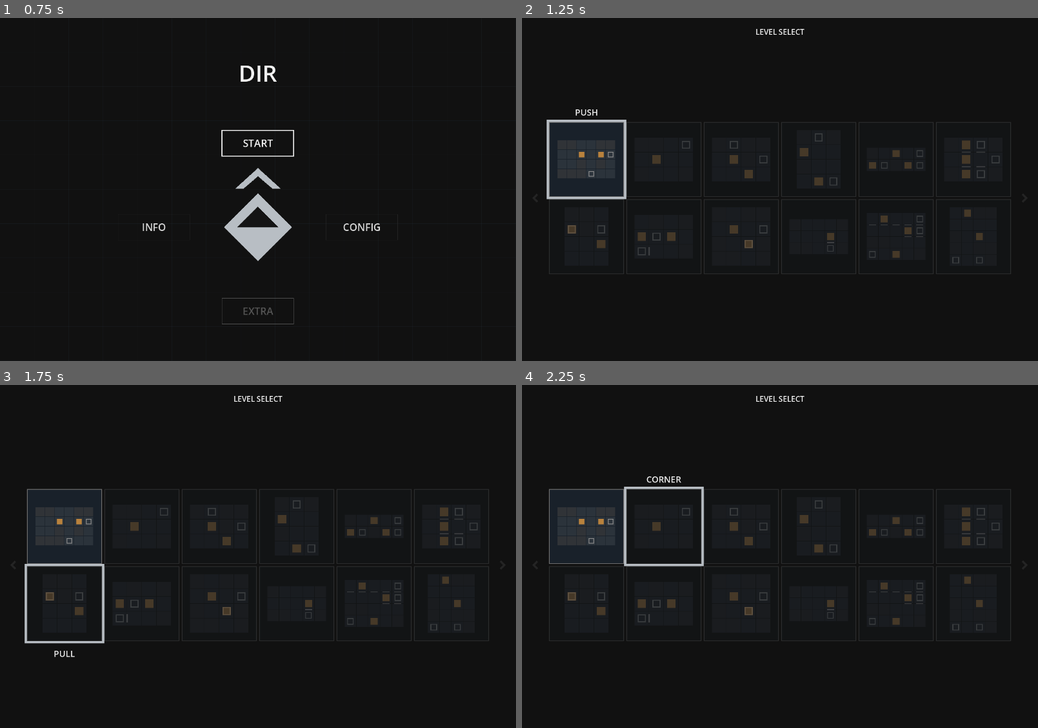
Above: before the commit, frames 1-4 (two rows, left to right).
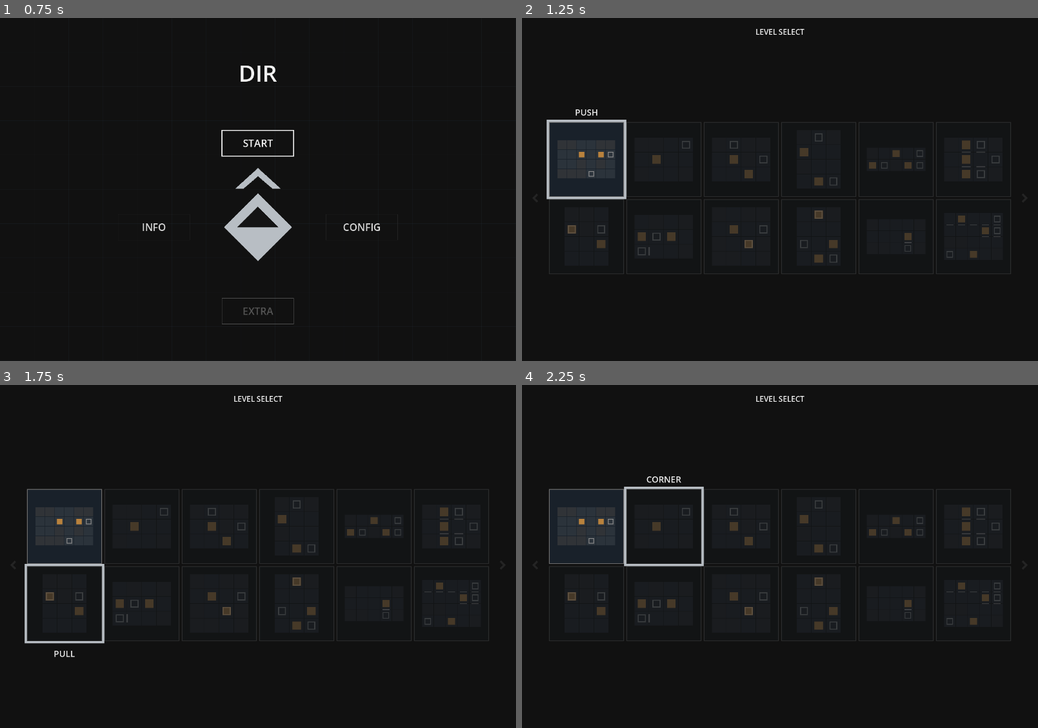
Above: after the commit, the same moments.

Repository: Periodev/DIR_03
Game: Godot game, scene res://scenes/title_screen.tscn
Two runs of this game, one before a commit and one after it. Both use one fixed random seed, a clock stepped at 60 frames per second and the inputs below.
Inputs (mouse positions are in pixels of both pictures, inside the frame that each line leads up to):
- Up to frame 1 (0.75 s): tap Enter at 0.5 s; move the mouse to (371, 172) at 0.52 s; hold Right (move_right) from 0.53 s (still down); hold X (install_vector) from 0.53 s (still down)
- Up to frame 2 (1.25 s): keep holding Right (move_right); keep holding X (install_vector)
- Up to frame 3 (1.75 s): move the mouse to (154, 573) at 1.27 s; release Right (move_right) at 1.28 s; release X (install_vector) at 1.28 s; hold Down (move_down) from 1.28 s (still down); tap Space (trigger_vector) at 1.35 s
- Up to frame 4 (2.25 s): tap F5 (reset_level) at 2 s; move the mouse to (831, 481) at 2.02 s; release Down (move_down) at 2.03 s; hold Right (move_right) from 2.03 s (still down); hold Z (undo_command) from 2.03 s (still down)

Frame 1 is identical in both runs. In frame 2, 0.6% of the frame differs, in the area x 53-93%, y 55-72%; in frame 3, 0.6%; in frame 4, 0.6%.

Commit message:
Rebalance late campaign progression

Diff:
--- a/scripts/level_catalog.gd
+++ b/scripts/level_catalog.gd
@@ -78,27 +78,27 @@
 	},
 	{
 		"id": "1-9",
+		"name": "Exchange",
+		"cell": Vector2i(1, 2),
+		"route": "main",
+		"requires": ["1-7"],
+		"source": "!cell-edge-v1\n\n[cells]\n.b#\n.@.\n*.A\n.C*\n\n[horizontal_edges]\n...\n...\n...\n\n[vertical_edges]\n..\n..\n..\n..",
+	},
+	{
+		"id": "1-10",
 		"name": "Invert",
-		"cell": Vector2i(1, 2),
-		"route": "main",
-		"requires": ["1-7"],
+		"cell": Vector2i(2, 2),
+		"route": "main",
+		"requires": ["1-9"],
 		"source": "!cell-edge-v1\n\n[cells]\n#...#\n...A@\n##.*#\n\n[horizontal_edges]\n.....\n...-.\n\n[vertical_edges]\n....\n....\n....",
 	},
 	{
-		"id": "1-10",
+		"id": "1-11",
 		"name": "Spring",
-		"cell": Vector2i(2, 2),
-		"route": "branch",
-		"requires": ["1-9"],
+		"cell": Vector2i(3, 2),
+		"route": "branch",
+		"requires": ["1-10"],
 		"source": "!cell-edge-v1\n\n[cells]\n.C..*\n...A*\n##@..\n*.B.#\n\n[horizontal_edges]\n-----\n...--\n.....\n\n[vertical_edges]\n....\n....\n....\n....",
-	},
-	{
-		"id": "1-11",
-		"name": "Apart",
-		"cell": Vector2i(3, 2),
-		"route": "branch",
-		"requires": ["1-9"],
-		"source": "!cell-edge-v1\n\n[cells]\n.A##\n....\n#.B@\n#.##\n*.*#\n\n[horizontal_edges]\n....\n....\n....\n....\n\n[vertical_edges]\n...\n...\n...\n...\n...",
 	},
 ]
 
@@ -262,26 +262,34 @@
 	},
 	{
 		"id": "3-8",
+		"name": "Apart",
+		"cell": Vector2i(1, 2),
+		"route": "main",
+		"requires": ["3-7"],
+		"source": "!cell-edge-v1\n\n[cells]\n.A##\n....\n#.B@\n#.##\n*.*#\n\n[horizontal_edges]\n....\n....\n....\n....\n\n[vertical_edges]\n...\n...\n...\n...\n...",
+	},
+	{
+		"id": "3-9",
 		"name": "Trident",
-		"cell": Vector2i(1, 2),
-		"route": "main",
-		"requires": ["3-7"],
+		"cell": Vector2i(2, 2),
+		"route": "main",
+		"requires": ["3-8"],
 		"source": "!cell-edge-v1\n\n[cells]\n##C##\n.#.#.\n..A..\n.#@#B\n*.*.*\n\n[horizontal_edges]\n.....\n.....\n.....\n.....\n\n[vertical_edges]\n....\n....\n....\n....\n....",
 	},
 	{
-		"id": "3-9",
+		"id": "3-10",
 		"name": "Corridor",
-		"cell": Vector2i(2, 2),
-		"route": "main",
-		"requires": ["3-8"],
+		"cell": Vector2i(3, 2),
+		"route": "main",
+		"requires": ["3-9"],
 		"source": "!cell-edge-v1\n\n[cells]\n*..*.#D.\n+A.BC...\n###*.###\n\n[horizontal_edges]\n-.--....\n...-....\n\n[vertical_edges]\n.......\n.......\n.......",
 	},
 	{
-		"id": "3-10",
+		"id": "3-11",
 		"name": "Phase",
-		"cell": Vector2i(3, 2),
-		"route": "main",
-		"requires": ["3-9"],
+		"cell": Vector2i(3, 1),
+		"route": "main",
+		"requires": ["3-10"],
 		"source": "!cell-edge-v1\n\n[cells]\n#*c#\n##..\n*@A.\n..B.\n\n[horizontal_edges]\n....\n....\n....\n\n[vertical_edges]\n...\n...\n...\n...",
 	},
 ]
@@ -291,7 +299,7 @@
 	1: {
 		"size": Vector2i(4, 3),
 		"start_cell": Vector2i(0, 0),
-		"exit_requirement": "1-9",
+		"exit_requirement": "1-10",
 		"previous_area": 0,
 		"next_area": 2,
 		"levels": AREA_01_LEVELS,
@@ -307,7 +315,7 @@
 	3: {
 		"size": Vector2i(4, 3),
 		"start_cell": Vector2i(0, 0),
-		"exit_requirement": "3-10",
+		"exit_requirement": "3-11",
 		"previous_area": 2,
 		"next_area": 0,
 		"levels": AREA_03_LEVELS,
--- a/tools/verify_campaign_flow.gd
+++ b/tools/verify_campaign_flow.gd
@@ -44,7 +44,7 @@
 	if verified_levels != 34:
 		fail("Expected 34 campaign levels; found %s." % verified_levels)
 		return
-	if campaign.level_name_for("1-0") != "Push" or campaign.level_name_for("3-10") != "Phase":
+	if campaign.level_name_for("1-0") != "Push" or campaign.level_name_for("3-11") != "Phase":
 		fail("Campaign level names are not available through the catalog.")
 		return
 
--- a/tools/verify_classic_level_select.gd
+++ b/tools/verify_classic_level_select.gd
@@ -90,7 +90,7 @@
 	if selector.current_area_index != 0:
 		fail("Navigation entered Area 2 before it was unlocked.")
 		return
-	Campaign.completed_levels["1-9"] = true
+	Campaign.completed_levels["1-10"] = true
 	selector.move_selection(Vector2i.RIGHT)
 	if selector.current_area_index != 1 or selector.selected_index != 0:
 		fail("Right-edge navigation did not enter the unlocked Area 2 page.")
@@ -109,7 +109,7 @@
 	if selector.is_entry_unlocked(area_2_entry):
 		fail("Area 2 opened before the Area 1 exit requirement.")
 		return
-	Campaign.completed_levels["1-9"] = true
+	Campaign.completed_levels["1-10"] = true
 	if not selector.is_entry_unlocked(area_2_entry):
 		fail("Area 2 stayed locked after the Area 1 exit requirement.")
 		return
Not shown, changed: levels/area_01.txt
Not shown, changed: levels/area_03.txt
Not shown, changed: levels/area_01_bfs_results.md
Not shown, changed: levels/area_03_bfs_results.md
Not shown, changed: tools/verify_v11_static.ps1
